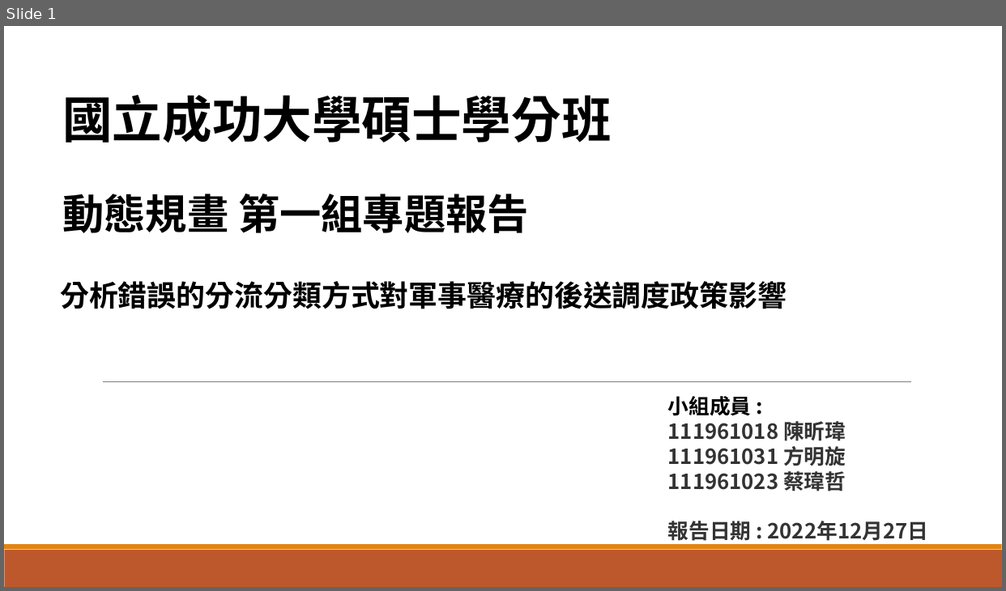
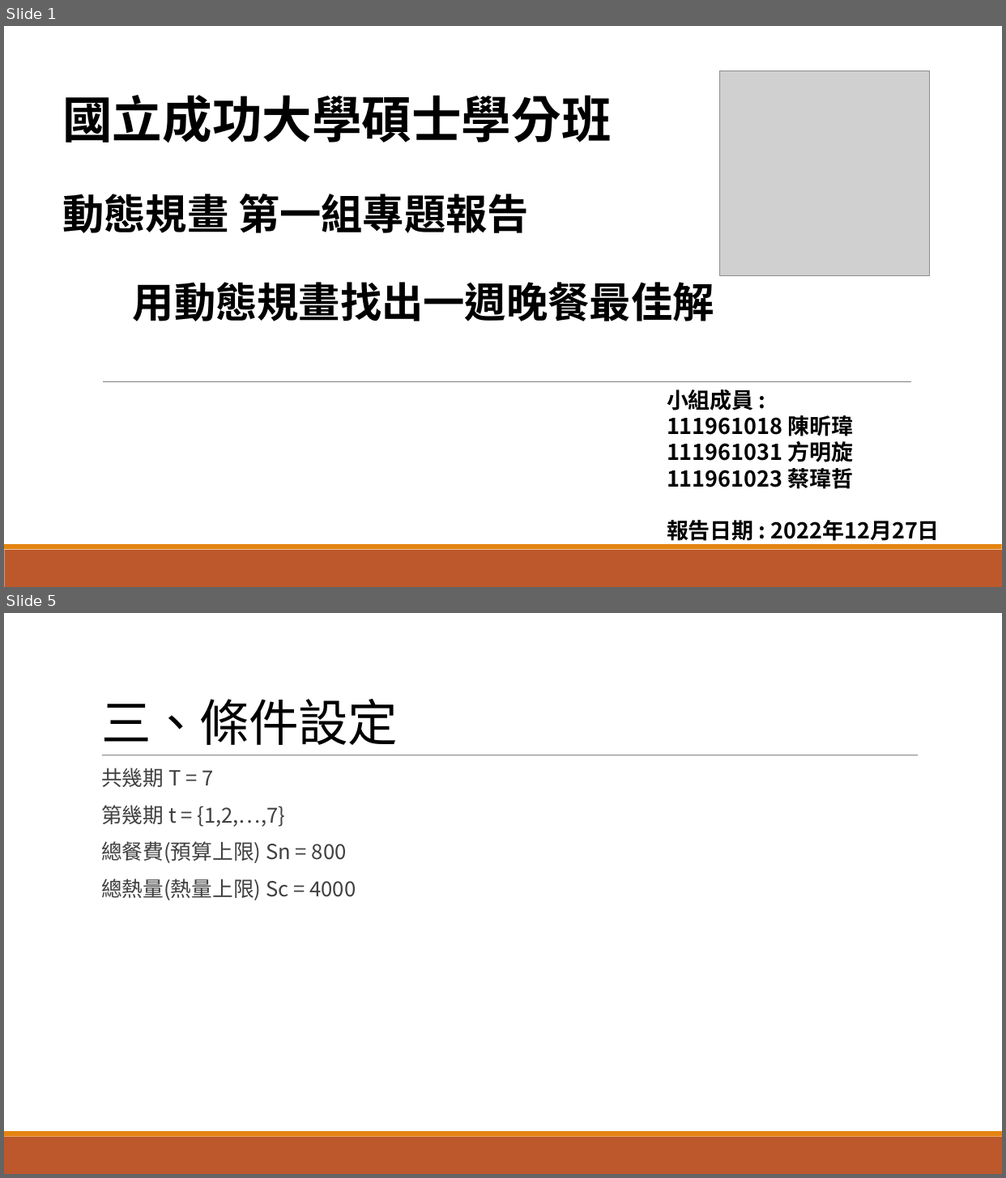
Before and after one commit to BangkokPicasso/Dynamic_Programming, a slide deck: Dynamic_Programming.pptx. Shown one above the other, each under a label of ours: slide 1 before the commit, slides 1 and 5 after it; the slides between them are not shown. The pictures are 1006x591 and 1006x1178 pixels, drawn with LibreOffice and Linux fonts; fonts in the diff are those of the drawing; grey boxes stand for pictures. Boxes give left, top, right and bottom in pixels: in the first picture for what was removed or moved away, otherwise in the second. Text is boxed around its words. In the diff, an @@ line names an element or a change of style, - is before the commit and + after.

```diff
--- a/Dynamic_Programming.pptx
+++ b/Dynamic_Programming.pptx
@@ slide 5 added at [4, 613, 1002, 1174], background #FFFFFF; not listed: 2 template elements that a slide beside it also shows @@
@@ title added at [101, 699, 398, 745], 48 pt, text #000000 @@
+三、條件設定
@@ line added from (102, 756) to (918, 756), #808080 0.5 pt @@
@@ text added at [101, 768, 356, 901], 20 pt, text #404040 @@
+  共幾期 T = 7
+  第幾期 t = {1,2,…,7}
+  總餐費(預算上限) Sn = 800
+  總熱量(熱量上限) Sc = 4000
@@ slide 1 changed as well @@
@@ picture added at [720, 71, 929, 276] @@
@@ text at [133, 282, 714, 322]: text changed; size 28 to 40 pt @@
-分析錯誤的分流分類方式對軍事醫療的後送調度政策影響
+用動態規畫找出一週晚餐最佳解
@@ text "小組成員 :": place and size @@
-text "小組成員 :" at [668, 396, 929, 541]
+text "小組成員 :" at [667, 390, 940, 545]
@@ text "小組成員 :" at [667, 390, 940, 545]: size 20 to 21 pt, text colour #333333 to #000000 @@
```
Also in this commit, not shown: 11 other slides added, 1 slide removed.
